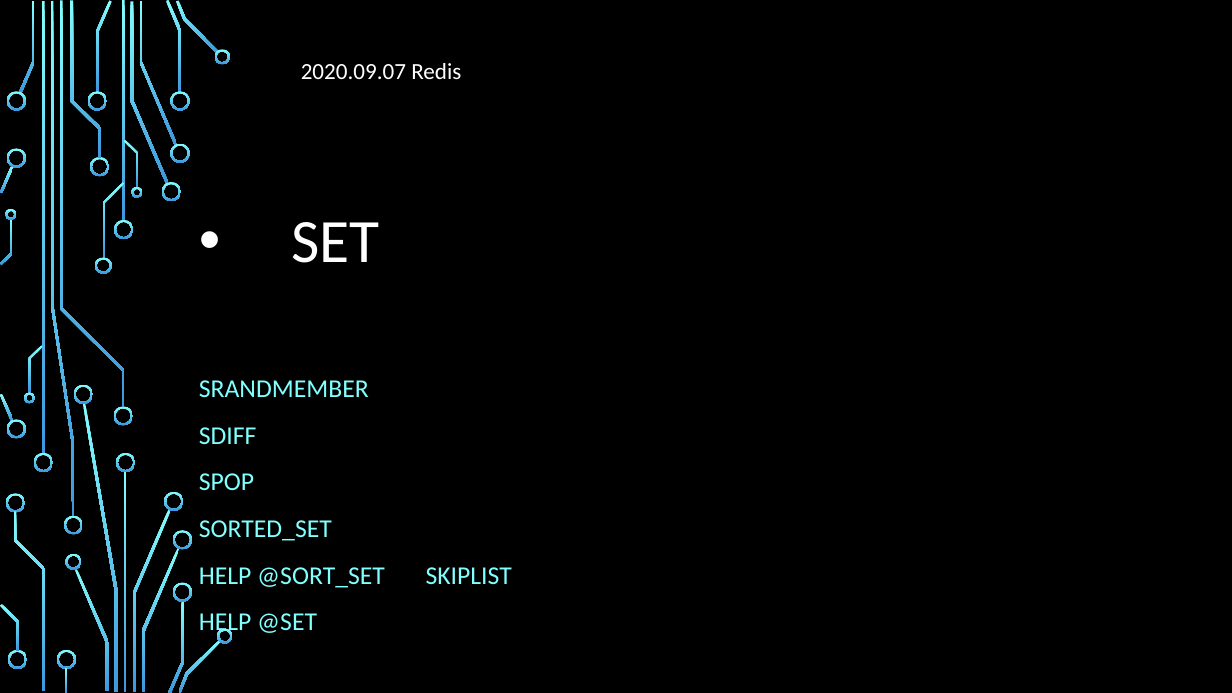
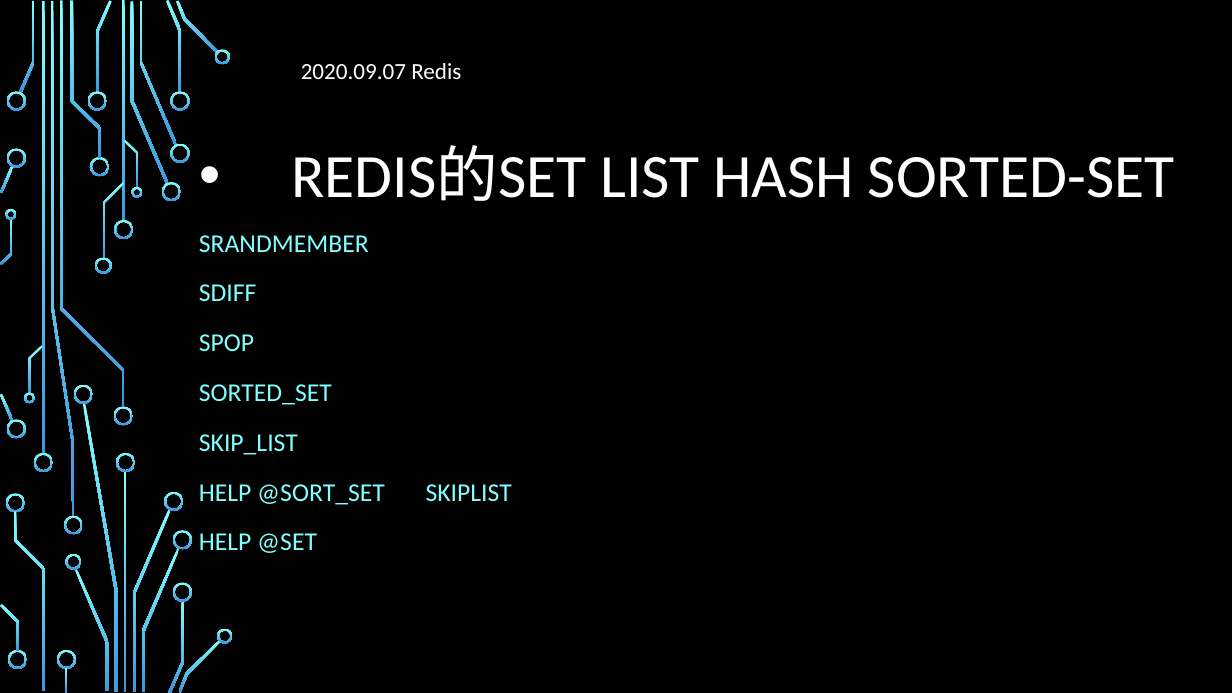
Before and after one commit to Liust/steps, a slide deck: slide 2 of ppt/2020年9月.pptx. Drawn at 1232x693 pixels with LibreOffice and Linux fonts; fonts in the diff are those of the drawing; background and template pictures are left out. Boxes give left, top, right and bottom in pixels: in the first picture for what was removed or moved away, otherwise in the second. Text is boxed around its words. In the diff, an @@ line names an element or a change of style, - is before the commit and + after.

```diff
--- a/ppt/2020年9月.pptx
+++ b/ppt/2020年9月.pptx
@@ title at [291, 146, 1175, 201]: text changed @@
-• SET
+• REDIS的SET LIST HASH SORTED-SET
@@ subtitle "SRANDMEMBER": place and size @@
-subtitle "SRANDMEMBER" at [199, 380, 385, 636]
+subtitle "SRANDMEMBER" at [199, 235, 385, 553]
@@ subtitle at [199, 235, 385, 553]: line spacing 1.1 to 1.2 @@
@@ subtitle at [199, 434, 298, 455]: paragraph added @@
+SKIP_LIST
```
Also in this commit, not shown: 1 other slide changed.
